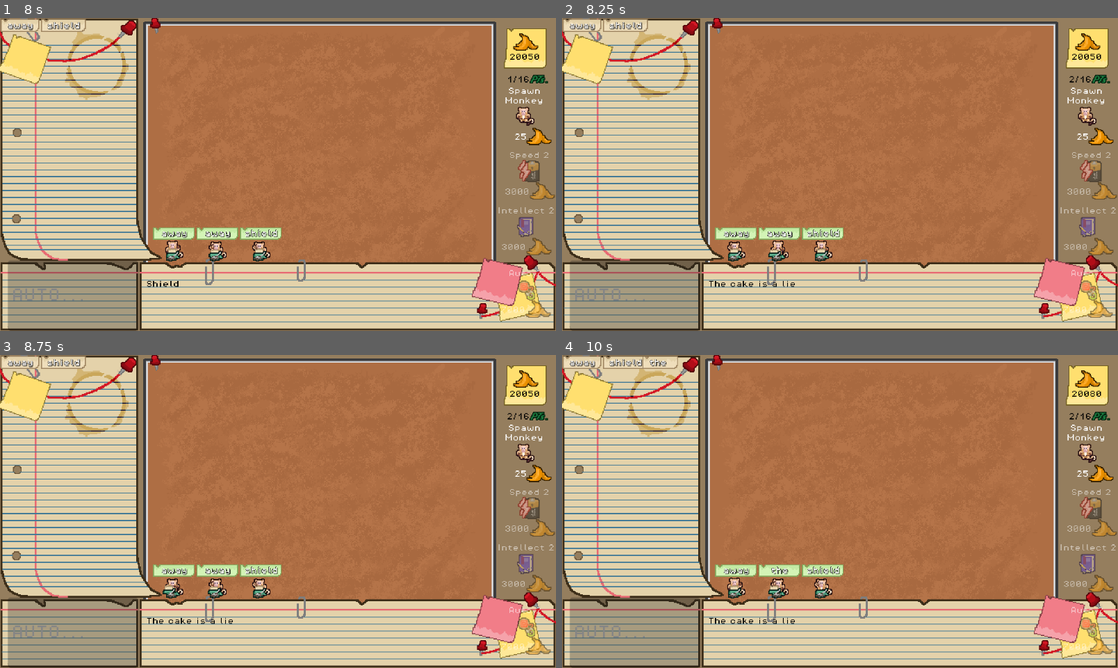
Above: before the commit, frames 1-4 (two rows, left to right).
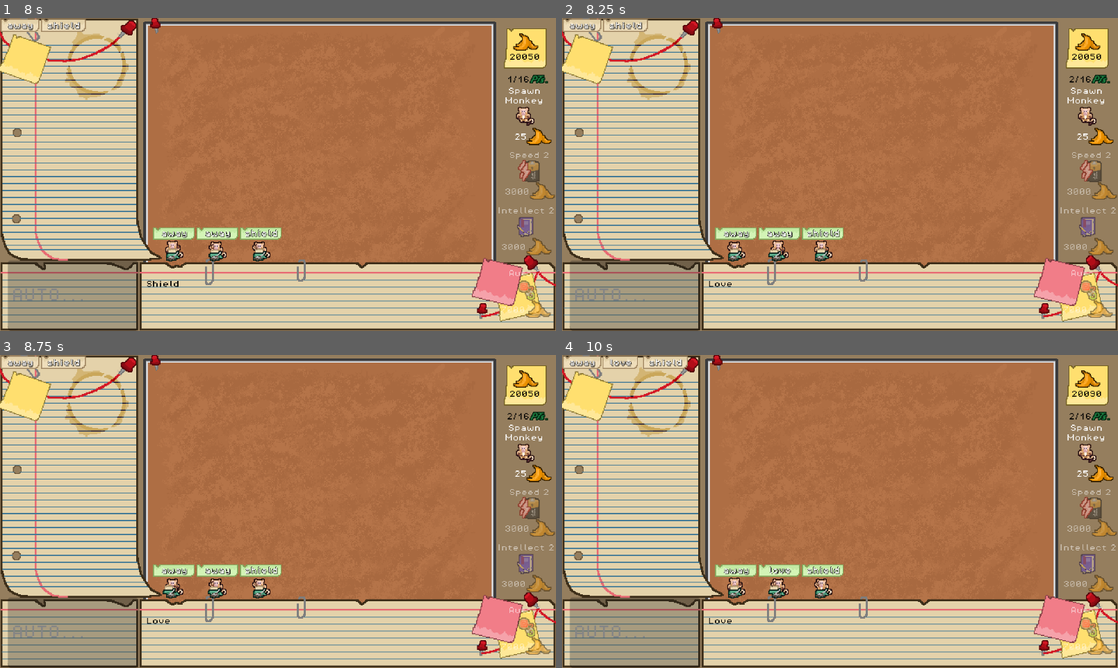
Above: after the commit, the same moments.

Repository: levienk/GMTK-Game-Jam-2024
Game: Godot game, scene res://game.tscn
The game is run twice, just before and just after one commit, with the same random seed, the same clock (stepped at 60 frames per second) and the same inputs. Sound files missing from this copy of the repository are replaced by a short silence.
Inputs (mouse positions are in pixels of both pictures, inside the frame that each line leads up to):
- Up to frame 1 (8 s): click (72, 296) at 0.52 s; type "12" at 0.6 s; click "25" at 1.25 s; click "3000" at 2 s; click "7000" at 2.75 s; click "500" at 3.5 s; click "3000" at 4.25 s; click "500" at 5 s; click "3000" at 5.75 s; click (16, 24) at 6.5 s; click "25" at 7.25 s
- Up to frame 2 (8.25 s): click (617, 24) at 8.02 s
- Up to frame 3 (8.75 s): no input
- Up to frame 4 (10 s): click (578, 361) at 8.75 s; click (617, 361) at 9.52 s

Frame 1 is identical in both runs. In frame 2, 0.1% of the frame differs, in the area x 26-42%, y 84-86%; in frame 3, 0.1%; in frame 4, 0.4%, in the area x 7-96%, y 0-86%.

Commit message:
Update level system

Diff:
--- a/interface/quote_box.gd
+++ b/interface/quote_box.gd
@@ -2,6 +2,7 @@
 
 const unwanted_chars = [".",",",":","?",";","!","&","-","/","\"","—"]
 
+var used_quotes = []
 var word_list: Array
 var quote: String
 @onready var text_selector: Node2D = $TextSelector
@@ -21,15 +22,33 @@
 		beep.play()
 
 	# Update the level and recieve the quote
-	if Points.points == 16:
+	if Points.points == 30:
 		quote = "You win!"
+	# 7 1, 6 2, 555, 2
 	# Update every two points, and not when the game first launches
-	elif Points.points % 2 == 0 && Points.points != 0:
+	elif Points.points == 7:
+		text_selector.update_level()
+		quote = text_selector.get_random_quote()
+	elif Points.points == 13:
+		text_selector.update_level()
+		quote = text_selector.get_random_quote()
+	elif Points.points == 18:
+		text_selector.update_level()
+		quote = text_selector.get_random_quote()
+	elif Points.points == 23:
+		text_selector.update_level()
+		quote = text_selector.get_random_quote()
+	elif Points.points == 28:
 		text_selector.update_level()
 		quote = text_selector.get_random_quote()
 	else:
 		quote = text_selector.get_random_quote()
 	label.bbcode_text = quote
+
+	# Don't reuse the same quote
+	while used_quotes.has(quote):
+		quote = text_selector.get_random_quote()
+	used_quotes.append(quote)
 
 	# Create a list of words
 	word_list.clear()
--- a/interface/quote_box.tscn
+++ b/interface/quote_box.tscn
@@ -41,4 +41,3 @@
 
 [node name="PointsSFX" type="AudioStreamPlayer" parent="."]
 stream = ExtResource("3_1jppk")
-bus = &"SFX"
